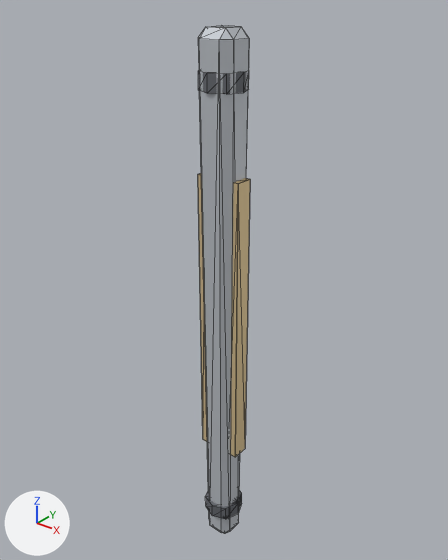
Renders of the glTF model assets/export/models/bastion.leg_5.glb from each side of a commit.
Camera for both pictures: a 50 mm camera at (4.28, -5.34, 3.94) aimed at (-0.15, 0.19, 0.51). The lights are fixed; the arrows at lower left show +X, +Y and +Z. The older version comes first. Mesh edges are drawn as thin lines. Vertices at exactly the same position are counted once.
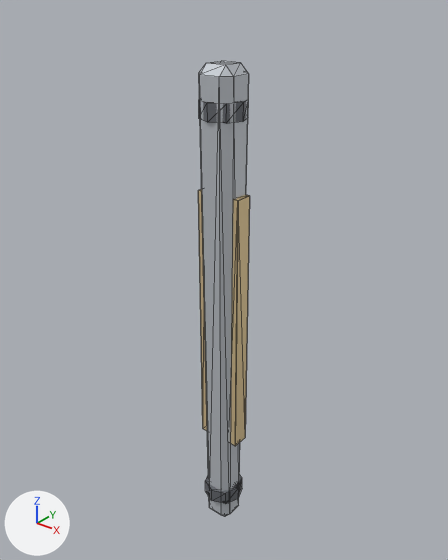
What the commit changed:
me_mesh_0 is used by ob_mesh_0; location (0.0, 0.0, 0.0).
me_mesh_0 had 104 vertices, 188 faces and spanned x -0.29..0.29, y -0.27..0.27, z -3.5..3.5.
me_mesh_0 now has 104 vertices, 188 faces and spans x -0.29..0.29, y -0.27..0.27, z -3.15..3.15.
me_mesh_0 part 1: the loose piece of 24 vertices spanning x -0.23..0.23, y -0.23..0.23, z -3.5..3.5 is scaled about its middle by (1, 1, 0.898).
me_mesh_0 part 2: the loose piece of 16 vertices spanning x -0.27..0.27, y -0.27..0.27, z 2.88..3.08 is moved by (0.0, 0.0, -0.3).
me_mesh_0 part 3: the loose piece of 16 vertices spanning x -0.27..0.27, y -0.27..0.27, z -3.08..-2.88 is moved by (0.0, 0.0, 0.3).
me_mesh_0 part 4: the loose piece of 24 vertices spanning x 0.17..0.29, y -0.11..0.11, z -1.92..1.92 is scaled about its middle by (1, 1, 0.9).
me_mesh_0 part 5: the loose piece of 24 vertices spanning x -0.29..-0.17, y -0.11..0.11, z -1.92..1.92 is scaled about its middle by (1, 1, 0.9).

Where the change shows, as pixel boxes [x1, y1, x2, y2] in the pictures (448 x 560 px; the box of a moved part takes in the faces that stretch with it):
'Mesh_0', reshaped (10% shorter)
    before: [198, 26, 250, 534]
    after: [198, 61, 250, 517]
part 1 of me_mesh_0, moved or reshaped
    before: [198, 26, 249, 534]
    after: [199, 61, 249, 517]
part 2 of me_mesh_0, moved or reshaped
    before: [198, 70, 249, 94]
    after: [199, 99, 249, 123]
part 3 of me_mesh_0, moved or reshaped
    before: [205, 490, 242, 519]
    after: [205, 476, 242, 504]
part 4 of me_mesh_0, moved or reshaped
    before: [231, 178, 250, 457]
    after: [231, 195, 250, 446]
part 5 of me_mesh_0, moved or reshaped
    before: [198, 173, 207, 441]
    after: [198, 189, 207, 431]
